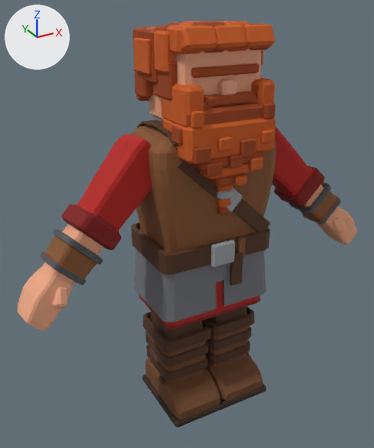
One commit to the Blender file Chopper/Art/Blender/chopper_character.blend: the scene before it, then after it.
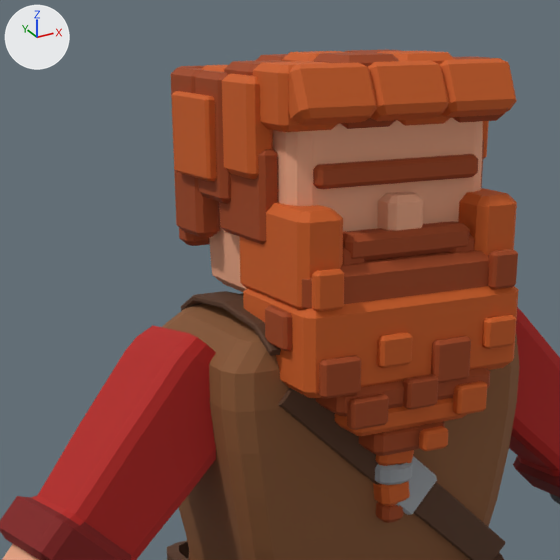
Each version is shown whole from a 50 mm lens placed at (-1.125, -1.92, 1.888), pointed at (-0.06, 0.016, 0.92), then close up on the part from 17% to 78% of the width and 0% to 51% of the height. The axes (+X, +Y, +Z) are drawn at upper left. The lights are the same throughout. The last two pictures show the newer version.

Names of what the first close-up shows: 'chopper_beard', 'chopper_hair', 'chopper_head', 'chopper_shirt', 'chopper_vest' and 2 more.
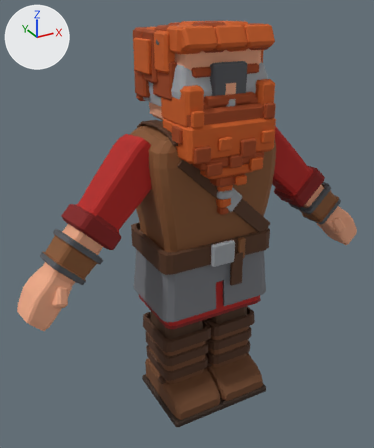
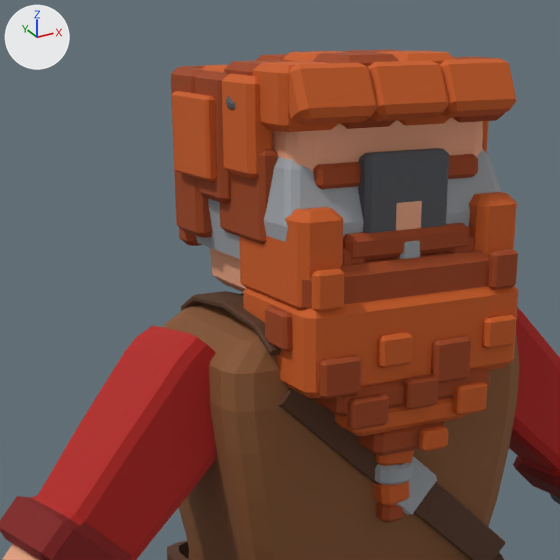
The change, as a diff of the scene's bpy script:
```diff
--- a/Chopper/Art/Blender/chopper_character.blend.py
+++ b/Chopper/Art/Blender/chopper_character.blend.py
@@ mat_m_chopper_gear @@
+mat_m_chopper_gear = bpy.data.materials.new('M_Chopper_Gear')
+mat_m_chopper_gear.use_nodes = True; mat_m_chopper_gear.node_tree.nodes.clear()
+_N = mat_m_chopper_gear.node_tree.nodes; _L = mat_m_chopper_gear.node_tree.links
+n0 = _N.new('ShaderNodeBsdfPrincipled'); n0.name = 'Principled BSDF'
+n0.inputs[2].default_value = 0.8  # 'Roughness'
+n1 = _N.new('ShaderNodeOutputMaterial'); n1.name = 'Material Output'
+n2 = _N.new('ShaderNodeVertexColor'); n2.name = 'Color Attribute'
+n2.layer_name = 'Col'
+_L.new(n0.outputs[0], n1.inputs[0])  # 'BSDF' to 'Surface'
+_L.new(n2.outputs[0], n0.inputs[0])  # 'Color' to 'Base Color'
@@ me_chopper_helmet @@
+me_chopper_helmet.from_pydata(...)  # 700 vertices, 566 faces; spans x -0.232..0.232, y -0.236..0.183, z 1.39..1.765
+me_chopper_helmet.materials.append(mat_m_chopper_gear)
@@ ob_chopper_helmet @@
+ob_chopper_helmet = bpy.data.objects.new('chopper_helmet', me_chopper_helmet)
+ob_chopper_helmet.location = (0.0, 0.0, 0.0)
```

Where the change shows, as pixel boxes [x1, y1, x2, y2] in the close-ups (560 x 560 px):
'chopper_helmet', added: after [196, 95, 501, 259]
